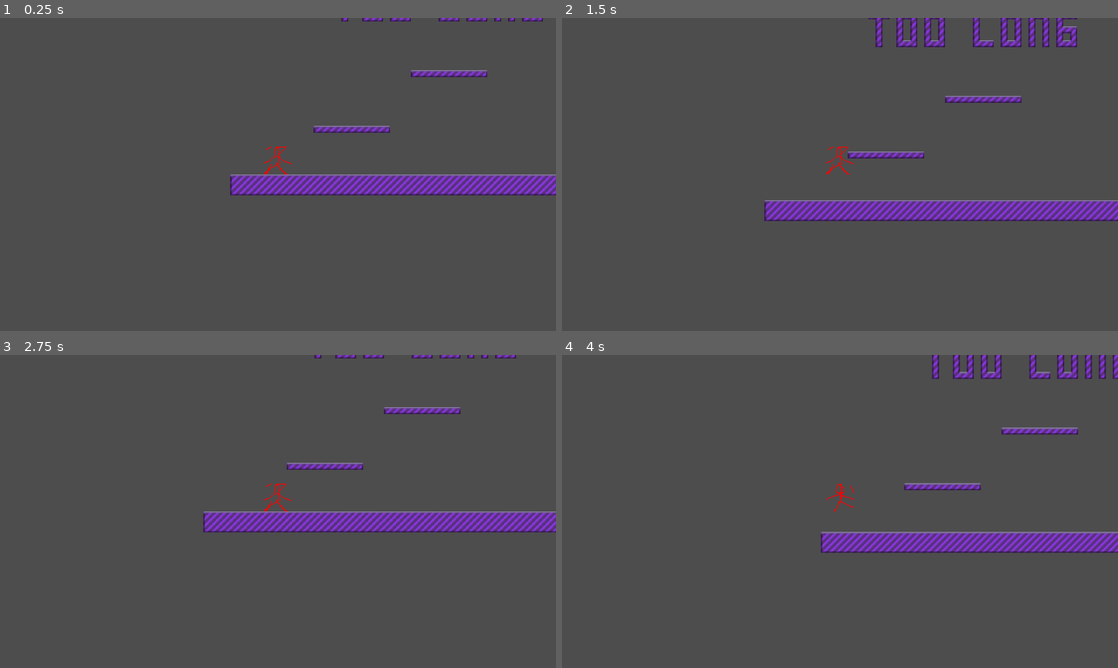
Above: before the commit, frames 1-4 (two rows, left to right).
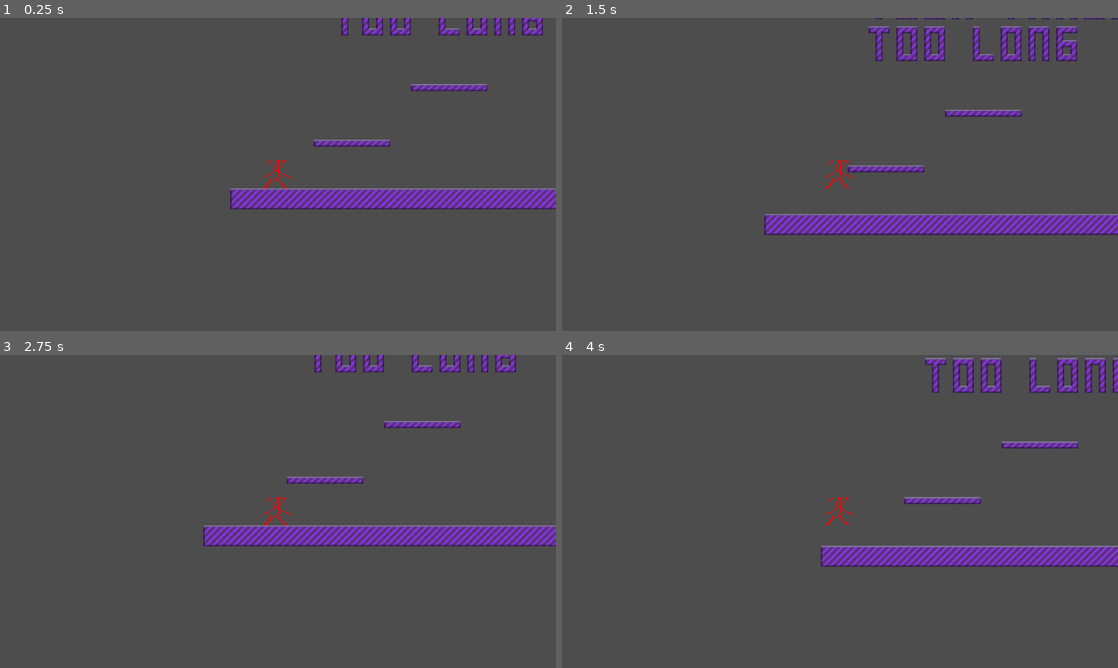
Above: after the commit, the same moments.

Repository: ncssm-mor-NyE9DoBlxs3M/platformer
Game: Godot game, scene res://Test.tscn
Two runs of this game, one before a commit and one after it. Both use one fixed random seed, a clock stepped at 60 frames per second and the inputs below.
Inputs:
- Up to frame 1 (0.25 s): no input
- Up to frame 2 (1.5 s): tap Enter at 0.5 s; hold Right (right) from 0.53 s (still down); tap Z (jump) at 0.77 s
- Up to frame 3 (2.75 s): tap Z (jump) at 1.52 s; release Right (right) at 2.03 s; hold Left (left) from 2.03 s (still down)
- Up to frame 4 (4 s): release Left (left) at 2.78 s; hold Right (right) from 2.78 s (still down); tap Z (jump) at 3.02, 3.77 s

The runs differ from the first frame. In frame 1, 8.1% of the frame differs, in the area x 41-100%, y 0-62%; in frame 2, 9.4%, in the area x 36-100%, y 0-70%; in frame 3, 8.7%; in frame 4, 8.1%.

Commit message:
fix: death screen transform

Diff:
--- a/Player.tscn
+++ b/Player.tscn
@@ -99,19 +99,19 @@
 sprite_frames = SubResource("SpriteFrames_e80uo")
 animation = &"run"
 autoplay = "run"
-frame_progress = 0.88008434
+frame_progress = 0.42478716
 
 [node name="Collision" type="CollisionShape2D" parent="."]
 position = Vector2(0.5, -16)
 shape = SubResource("RectangleShape2D_kne1u")
 
 [node name="Camera" type="Camera2D" parent="."]
+position = Vector2(0, -16)
 zoom = Vector2(2, 2)
 
 [node name="DeathScreen" type="Sprite2D" parent="Camera"]
 modulate = Color(1, 1, 1, 0)
-position = Vector2(0.9999962, 0.99998665)
-scale = Vector2(1.0881355, 0.9354005)
+scale = Vector2(1.1, 0.943)
 texture = ExtResource("3_e80uo")
 
 [node name="DeathSound" type="AudioStreamPlayer" parent="Camera"]
